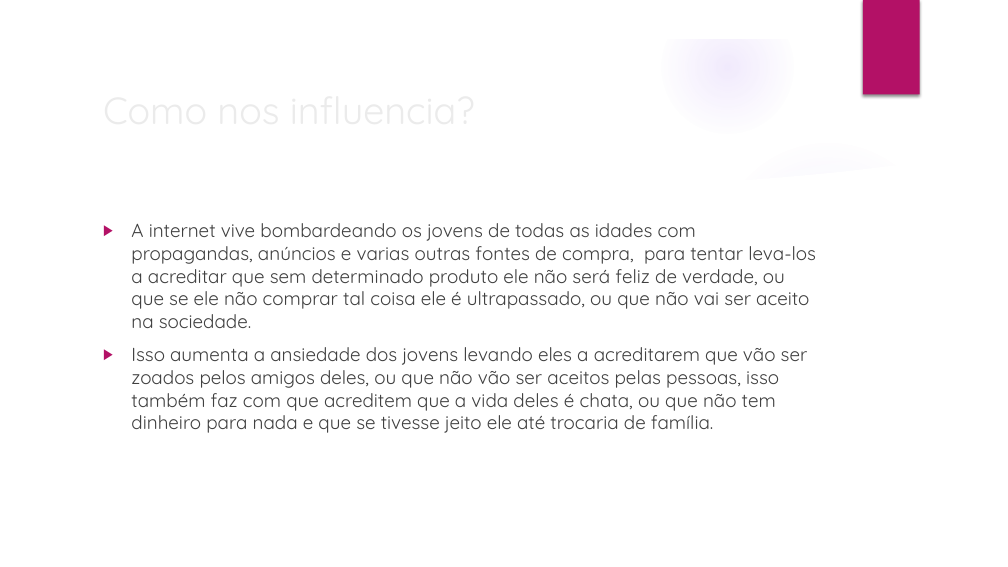
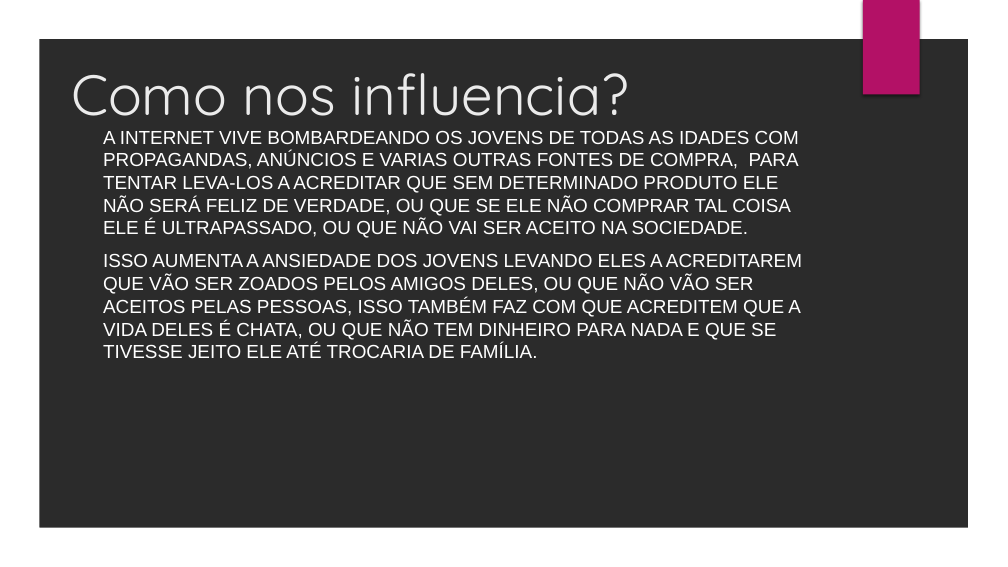
Before and after one commit to rebecalazarini/linguagem-C, a slide deck: slide 4 of Consumismo.pptx. Drawn at 1008x567 pixels with LibreOffice and Linux fonts; fonts in the diff are those of the drawing; background and template pictures are left out; a plain dark background stands for a picture behind light text. Boxes give left, top, right and bottom in pixels: in the first picture for what was removed or moved away, otherwise in the second. Text is boxed around its words. In the diff, an @@ line names an element or a change of style, - is before the commit and + after.

```diff
--- a/Consumismo.pptx
+++ b/Consumismo.pptx
@@ title "Como nos influencia?": place and size @@
-title "Como nos influencia?" at box(95, 80, 820, 138)
+title "Como nos influencia?" at box(71, 73, 628, 116)
@@ title "Como nos influencia?" at box(71, 73, 628, 116): size 36 to 54 pt; vertical alignment middle to bottom @@
@@ subtitle at box(103, 131, 802, 358): text changed; font Quicksand to Arial; text colour #404040 to #FFFFFF @@
-▶ A internet vive bombardeando os jovens de todas as idades com propagandas, anúncios e varias outras fontes de compra, para tentar leva-los a acreditar que sem determinado produto ele não será feliz de verdade, ou que se ele não comprar tal coisa ele é ultrapassado, ou que não vai ser aceito na sociedade.
-▶ Isso aumenta a ansiedade dos jovens levando eles a acreditarem que vão ser zoados pelos amigos deles, ou que não vão ser aceitos pelas pessoas, isso também faz com que acreditem que a vida deles é chata, ou que não tem dinheiro para nada e que se tivesse jeito ele até trocaria de família.
+A INTERNET VIVE BOMBARDEANDO OS JOVENS DE TODAS AS IDADES COM PROPAGANDAS, ANÚNCIOS E VARIAS OUTRAS FONTES DE COMPRA, PARA TENTAR LEVA-LOS A ACREDITAR QUE SEM DETERMINADO PRODUTO ELE NÃO SERÁ FELIZ DE VERDADE, OU QUE SE ELE NÃO COMPRAR TAL COISA ELE É ULTRAPASSADO, OU QUE NÃO VAI SER ACEITO NA SOCIEDADE.
+ISSO AUMENTA A ANSIEDADE DOS JOVENS LEVANDO ELES A ACREDITAREM QUE VÃO SER ZOADOS PELOS AMIGOS DELES, OU QUE NÃO VÃO SER ACEITOS PELAS PESSOAS, ISSO TAMBÉM FAZ COM QUE ACREDITEM QUE A VIDA DELES É CHATA, OU QUE NÃO TEM DINHEIRO PARA NADA E QUE SE TIVESSE JEITO ELE ATÉ TROCARIA DE FAMÍLIA.
@@ group removed at box(0, 1, 977, 567): 5 ellipses, 2 freeform shapes @@
```
Also in this commit, not shown: 2 other slides changed.
